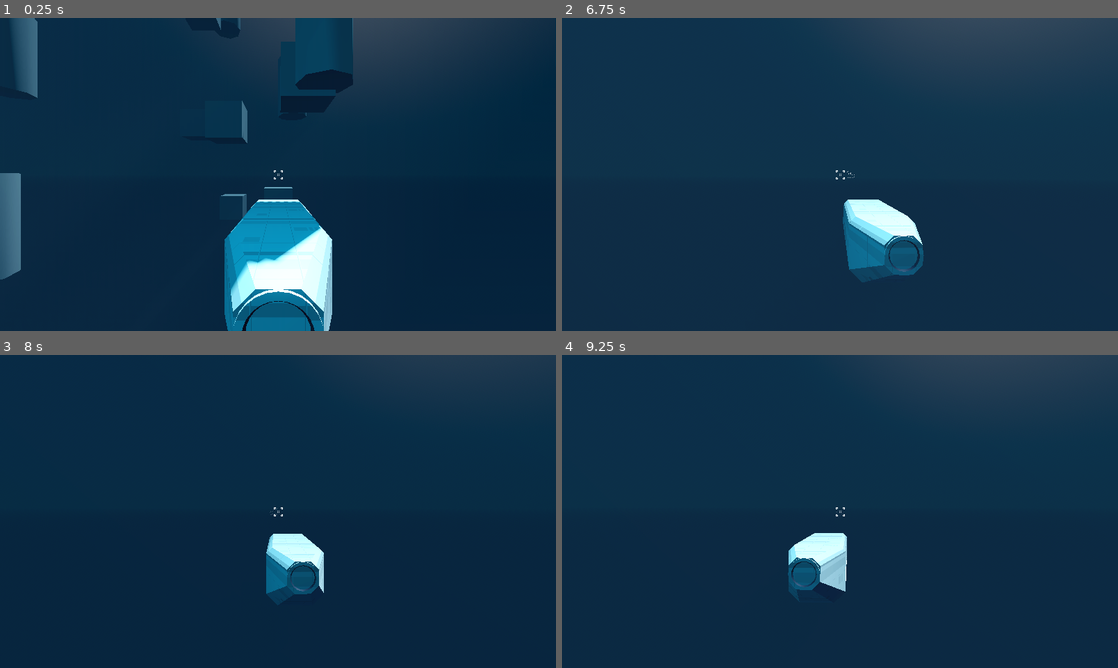
Above: before the commit, frames 1-4 (two rows, left to right).
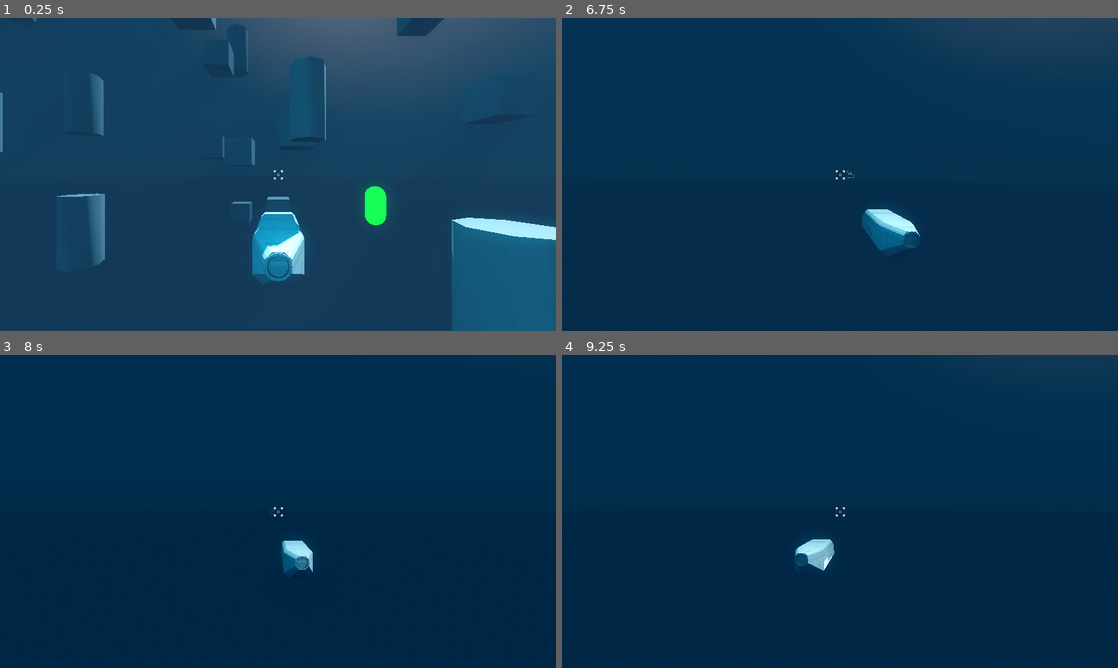
Above: after the commit, the same moments.

Repository: cogwerkz/ldjam57-depths
Game: Godot game, scene res://arena/Game.tscn
Same seed, same stepped clock (60 frames per second), same inputs: the game is played once before the commit and once after it.
Inputs (mouse positions are in pixels of both pictures, inside the frame that each line leads up to):
- Up to frame 1 (0.25 s): no input
- Up to frame 2 (6.75 s): move the mouse to (867, 174) at 0.52 s; hold Shift (throttle_overdrive) 0.53-1.28 s; hold W (throttle_forward) 0.53-5.78 s; move the mouse to (812, 174) at 1.27 s; tap Shift (throttle_overdrive) every 1.5 s from 1.35 to 5.85 s; move the mouse to (851, 168) at 2.02 s; hold Shift (throttle_overdrive) 2.03-2.78 s; move the mouse to (834, 180) at 2.77 s; move the mouse to (878, 177) at 3.52 s; hold Shift (throttle_overdrive) 3.53-4.28 s; move the mouse to (795, 171) at 4.27 s; move the mouse to (845, 174) at 5.02 s; hold Shift (throttle_overdrive) 5.03-5.78 s; move the mouse to (817, 168) at 5.77 s; hold D (throttle_right) 5.78-6.53 s; move the mouse to (867, 174) at 6.52 s; hold W (throttle_forward) from 6.53 s (still down); hold Shift (throttle_overdrive) from 6.53 s (still down)
- Up to frame 3 (8 s): keep holding W (throttle_forward); move the mouse to (250, 511) at 7.27 s; release Shift (throttle_overdrive) at 7.28 s; tap Shift (throttle_overdrive) at 7.35 s
- Up to frame 4 (9.25 s): move the mouse to (851, 505) at 8.02 s; hold Shift (throttle_overdrive) 8.03-8.78 s; move the mouse to (834, 517) at 8.77 s; release W (throttle_forward) at 8.78 s; hold A (throttle_left) from 8.78 s (still down); tap Shift (throttle_overdrive) at 8.85 s

The runs differ from the first frame. In frame 1, 78% of the frame differs, in the area x 0-100%, y 0-100%; in frame 2, 4.7%; in frame 3, 4.3%; in frame 4, 5.8%.

Commit message:
Connect player sub with state and skills, impl basic pickups, enable bloom

Diff:
--- a/arena/Game.tscn
+++ b/arena/Game.tscn
@@ -1,8 +1,11 @@
-[gd_scene load_steps=10 format=3 uid="uid://j4iau7hya10u"]
+[gd_scene load_steps=15 format=3 uid="uid://j4iau7hya10u"]
 
 [ext_resource type="PackedScene" uid="uid://cad4krsh3wyd8" path="res://entity/player/PlayerSubmarine.tscn" id="1_05u1r"]
 [ext_resource type="Script" uid="uid://bcua7wbucy3t8" path="res://arena/main_camera.gd" id="1_x3x3p"]
 [ext_resource type="Shader" uid="uid://corko8ytv0xqw" path="res://entity/player/GodRays.gdshader" id="2_0yfs5"]
+[ext_resource type="Script" uid="uid://co4n42n7tb66k" path="res://entity/player/player_state_resource.gd" id="2_m1fsu"]
+[ext_resource type="Script" uid="uid://7ro7qnlxtkct" path="res://entity/player/skill_tree_resource.gd" id="3_arpvs"]
+[ext_resource type="PackedScene" uid="uid://d2qplnx88ayhy" path="res://entity/pickup/Pickup.tscn" id="3_m1fsu"]
 [ext_resource type="Script" uid="uid://c8yoc788wd6p8" path="res://entity/player/light_rays.gd" id="3_x3x3p"]
 
 [sub_resource type="ProceduralSkyMaterial" id="ProceduralSkyMaterial_tsql1"]
@@ -19,11 +22,40 @@
 sky = SubResource("Sky_05u1r")
 tonemap_mode = 2
 glow_enabled = true
+glow_bloom = 0.3
 fog_enabled = true
 fog_light_color = Color(0, 0.113616, 0.184857, 1)
 fog_sun_scatter = 0.05
 fog_density = 0.2
 fog_sky_affect = 0.98
+
+[sub_resource type="Resource" id="Resource_arpvs"]
+script = ExtResource("2_m1fsu")
+max_speed = 50.0
+linear_acceleration = 20.0
+angular_acceleration = 10.0
+max_health = 100.0
+current_health = 100.0
+pressure_resistance = 1000.0
+fuel_max = 100.0
+current_fuel = 100.0
+fuel_efficiency = 75.0
+turret_max_ammo = 10
+turret_current_ammo = 10
+turret_damage = 10.0
+turret_range = 200.0
+turret_cooldown = 0.5
+turret_hit_chance = 60.0
+scanner_range = 300.0
+scanner_decay = 10.0
+scanner_cooldown = 5.0
+tractor_beam_range = 100.0
+tractor_beam_collection_speed = 15.0
+metadata/_custom_type_script = "uid://co4n42n7tb66k"
+
+[sub_resource type="Resource" id="Resource_1ovjp"]
+script = ExtResource("3_arpvs")
+metadata/_custom_type_script = "uid://7ro7qnlxtkct"
 
 [sub_resource type="ViewportTexture" id="ViewportTexture_0yfs5"]
 viewport_path = NodePath("SubViewportContainer/SubViewport")
@@ -53,6 +85,13 @@
 [node name="Player" type="Marker3D" parent="."]
 
 [node name="PlayerSubmarine" parent="Player" instance=ExtResource("1_05u1r")]
+current_state = SubResource("Resource_arpvs")
+skill_tree = SubResource("Resource_1ovjp")
+
+[node name="Pickups" type="Marker3D" parent="."]
+
+[node name="Pickup" parent="Pickups" instance=ExtResource("3_m1fsu")]
+transform = Transform3D(1, 0, 0, 0, 1, 0, 0, 0, 1, 5, 0, -6)
 
 [node name="CSGBox3D" type="CSGBox3D" parent="."]
 transform = Transform3D(1, 0, 0, 0, 1, 0, 0, 0, 1, 0, 0, -5)
--- /dev/null
+++ b/entity/pickup/Pickup.tscn
@@ -0,0 +1,27 @@
+[gd_scene load_steps=5 format=3 uid="uid://d2qplnx88ayhy"]
+
+[ext_resource type="Script" uid="uid://deu70d80wrntx" path="res://entity/pickup/pickup.gd" id="1_md8eb"]
+
+[sub_resource type="SphereShape3D" id="SphereShape3D_krbbf"]
+
+[sub_resource type="CapsuleMesh" id="CapsuleMesh_krbbf"]
+
+[sub_resource type="StandardMaterial3D" id="StandardMaterial3D_md8eb"]
+albedo_color = Color(0, 1, 0, 1)
+emission_enabled = true
+emission = Color(0, 1, 0, 1)
+emission_energy_multiplier = 2.0
+
+[node name="Pickup" type="Area3D"]
+collision_layer = 4
+collision_mask = 0
+monitoring = false
+script = ExtResource("1_md8eb")
+
+[node name="CollisionShape3D" type="CollisionShape3D" parent="."]
+shape = SubResource("SphereShape3D_krbbf")
+
+[node name="MeshInstance3D" type="MeshInstance3D" parent="."]
+mesh = SubResource("CapsuleMesh_krbbf")
+skeleton = NodePath("../..")
+surface_material_override/0 = SubResource("StandardMaterial3D_md8eb")
--- /dev/null
+++ b/entity/pickup/pickup.gd
@@ -0,0 +1,28 @@
+extends Area3D
+class_name Pickup
+
+enum PickupType {
+	Science,
+	Fuel,
+	Ammo,
+	LogBook,
+}
+
+@export var type: PickupType = PickupType.Science
+@export var amount: int = 1
+# This should only exist for log books
+@export var log_book_entry: String = ""
+
+func pickup_descriptor() -> Dictionary:
+	var ret = { "type": type }
+
+	match type:
+		PickupType.LogBook:
+			ret["entry"] = log_book_entry
+		_:
+			ret["amount"] = amount
+
+	return ret
+
+func destroy() -> void:
+	queue_free()
--- a/entity/player/PlayerSubmarine.tscn
+++ b/entity/player/PlayerSubmarine.tscn
@@ -7,6 +7,9 @@
 
 [sub_resource type="CapsuleShape3D" id="CapsuleShape3D_vby8d"]
 height = 4.5063
+
+[sub_resource type="SphereShape3D" id="SphereShape3D_f1t2n"]
+radius = 2.0
 
 [node name="PlayerSubmarine" type="RigidBody3D"]
 script = ExtResource("1_vby8d")
@@ -20,7 +23,7 @@
 
 [node name="Camera3D" type="Camera3D" parent="."]
 unique_name_in_owner = true
-transform = Transform3D(1, 0, 0, 0, 1, 0, 0, 0, 1, 0, 1.1, 2.8)
+transform = Transform3D(1, 0, 0, 0, 1, 0, 0, 0, 1, 0, 1.8, 5.1)
 
 [node name="SpotLight3D" type="SpotLight3D" parent="."]
 transform = Transform3D(1, 0, 0, 0, 1, 0, 0, 0, 1, 0, 0, -1)
@@ -66,5 +69,10 @@
 pivot_offset = Vector2(16, 16)
 texture = ExtResource("3_f1t2n")
 
-[node name="CanvasLayer" type="CanvasLayer" parent="."]
-follow_viewport_enabled = true
+[node name="PickupDetector" type="Area3D" parent="."]
+collision_layer = 0
+collision_mask = 4
+monitorable = false
+
+[node name="CollisionShape3D" type="CollisionShape3D" parent="PickupDetector"]
+shape = SubResource("SphereShape3D_f1t2n")
--- a/entity/player/player_submarine.gd
+++ b/entity/player/player_submarine.gd
@@ -5,29 +5,29 @@
 @onready var crosshair: TextureRect = $Gui/Crosshair
 @onready var direction: TextureRect = $Gui/Direction
 
-@export var saved_state: PlayerState
+@onready var pickup_detector: Area3D = $PickupDetector
 
-var _current_state: PlayerState
-
-## Take these from current state instead
-@export var acceleration := 10.0
-@export var max_health := 100.0
-@export var current_health := 100.0
-@export var health_regen := 0.0
-@export var max_ammo := 100.0
-@export var current_ammo := 100.0
-@export var ammo_regen := 20.0
-@export var core_meltdown_timer := 30.0
-@onready var health := current_health
-@onready var ammo := current_ammo
+@export var current_state: PlayerState
+@export var skill_tree: SkillTree
 
 var mouse_captured = true
-
 var mouse_deltas := Vector2.ZERO
 
-func update_state(delta: float) -> void:
-	health = min(health + health_regen * delta, max_health)
-	ammo = min(ammo + ammo_regen * delta, max_ammo)
+func _ready() -> void:
+	skill_tree.apply_skill_effects(current_state)
+	contact_monitor = true
+	linear_damp = 1.5
+	angular_damp = 3.0
+	direction.position = crosshair.position # this makes arrow position independent of viewport size calculation
+	Input.set_mouse_mode(Input.MOUSE_MODE_CAPTURED)
+
+	skill_tree.changed.connect(func(): skill_tree.apply_skill_effects(current_state))
+	current_state.changed.connect(current_state_updated)
+
+	pickup_detector.area_entered.connect(on_pickup)
+
+func current_state_updated() -> void:
+	pass
 
 func update_gui() -> void:
 	var center = crosshair.position # this makes arrow position independent of viewport size calculation
@@ -42,14 +42,6 @@
 		direction.modulate.a = smoothstep(0.0, 1.0, distance / 64.0)
 	else:
 		direction.modulate.a = 1.0
-
-func _ready() -> void:
-	_current_state = PlayerState.new()
-	contact_monitor = true
-	linear_damp = 1.5
-	angular_damp = 3.0
-	direction.position = crosshair.position # this makes arrow position independent of viewport size calculation
-	Input.set_mouse_mode(Input.MOUSE_MODE_CAPTURED)
 
 func _input(event: InputEvent) -> void:
 	if event is InputEventMouseMotion:
@@ -67,6 +59,7 @@
 		else:
 			Input.set_mouse_mode(Input.MOUSE_MODE_VISIBLE)
 
+	var acceleration := current_state.linear_acceleration
 	var overdrive = 1.0
 	if Input.is_action_pressed('throttle_overdrive'):
 		overdrive = 4.0
@@ -86,10 +79,11 @@
 	var yaw = mouse_deltas.x
 	var pitch = mouse_deltas.y
 
-	apply_torque(transform.basis.y * (-yaw))
-	apply_torque(transform.basis.x * (-pitch))
+	var a = current_state.angular_acceleration
+	var max_angular_acceleration = Vector3(a, a, a)
+	apply_torque(clamp(transform.basis.y * (-yaw), -max_angular_acceleration, max_angular_acceleration))
+	apply_torque(clamp(transform.basis.x * (-pitch), -max_angular_acceleration, max_angular_acceleration))
 
-	update_state(delta)
 	update_gui()
 
 	mouse_deltas *= 0.5
@@ -100,11 +94,20 @@
 	var new_basis = Basis(new_x, Vector3.UP, new_z)
 	global_transform.basis = global_transform.basis.slerp(new_basis, 0.95 * delta)
 
-func heal(amount: float) -> void:
-	health = min(max_health, health + amount)
+func on_pickup(area: Area3D):
+	if area is Pickup:
+		var pickup: Pickup = area
+		var descriptor = pickup.pickup_descriptor()
 
-func damage(amount: float) -> void:
-	health = max(0.0, health - amount)
-	if health <= 0.0:
-		await get_tree().create_timer(0.5).timeout
-		Input.set_mouse_mode(Input.MOUSE_MODE_VISIBLE)
+		match descriptor.type:
+			Pickup.PickupType.Science:
+				skill_tree.add_science_points(descriptor.get("amount", 1))
+				print("Skill tree science points: ", skill_tree.science_points)
+			Pickup.PickupType.Fuel:
+				pass
+			Pickup.PickupType.Ammo:
+				pass
+			Pickup.PickupType.LogBook:
+				pass
+
+		pickup.destroy()
--- a/project.godot
+++ b/project.godot
@@ -22,6 +22,10 @@
 window/size/window_width_override=2880
 window/size/window_height_override=1620
 window/stretch/mode="viewport"
+
+[filesystem]
+
+import/blender/enabled=false
 
 [input]
 
@@ -81,6 +85,13 @@
 ]
 }
 
+[layer_names]
+
+3d_physics/layer_1="World"
+3d_physics/layer_2="Player"
+3d_physics/layer_3="Pickups"
+3d_physics/layer_4="Hostiless"
+
 [physics]
 
 3d/default_gravity=0.0
Not shown, added: entity/pickup/pickup.gd.uid
